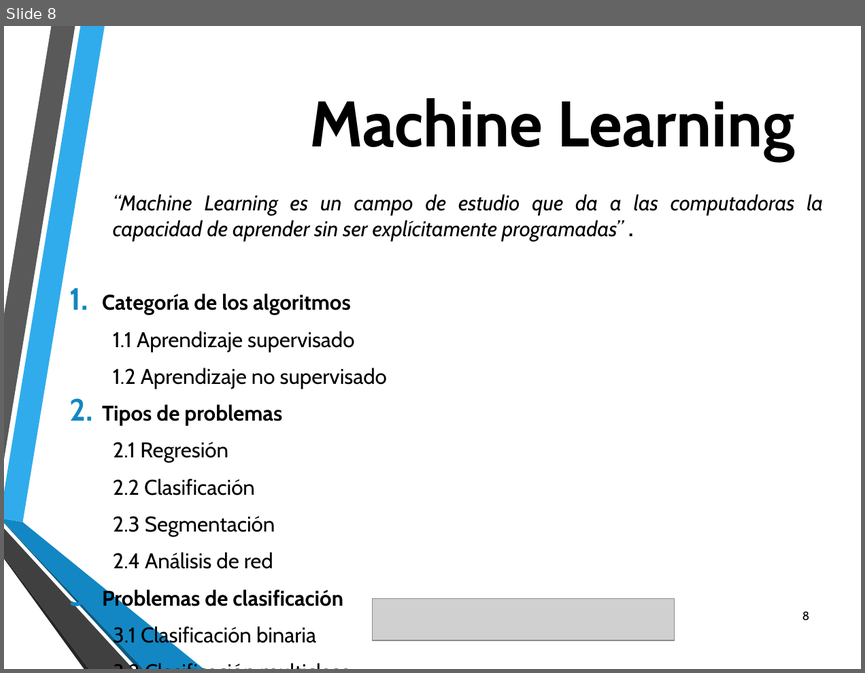
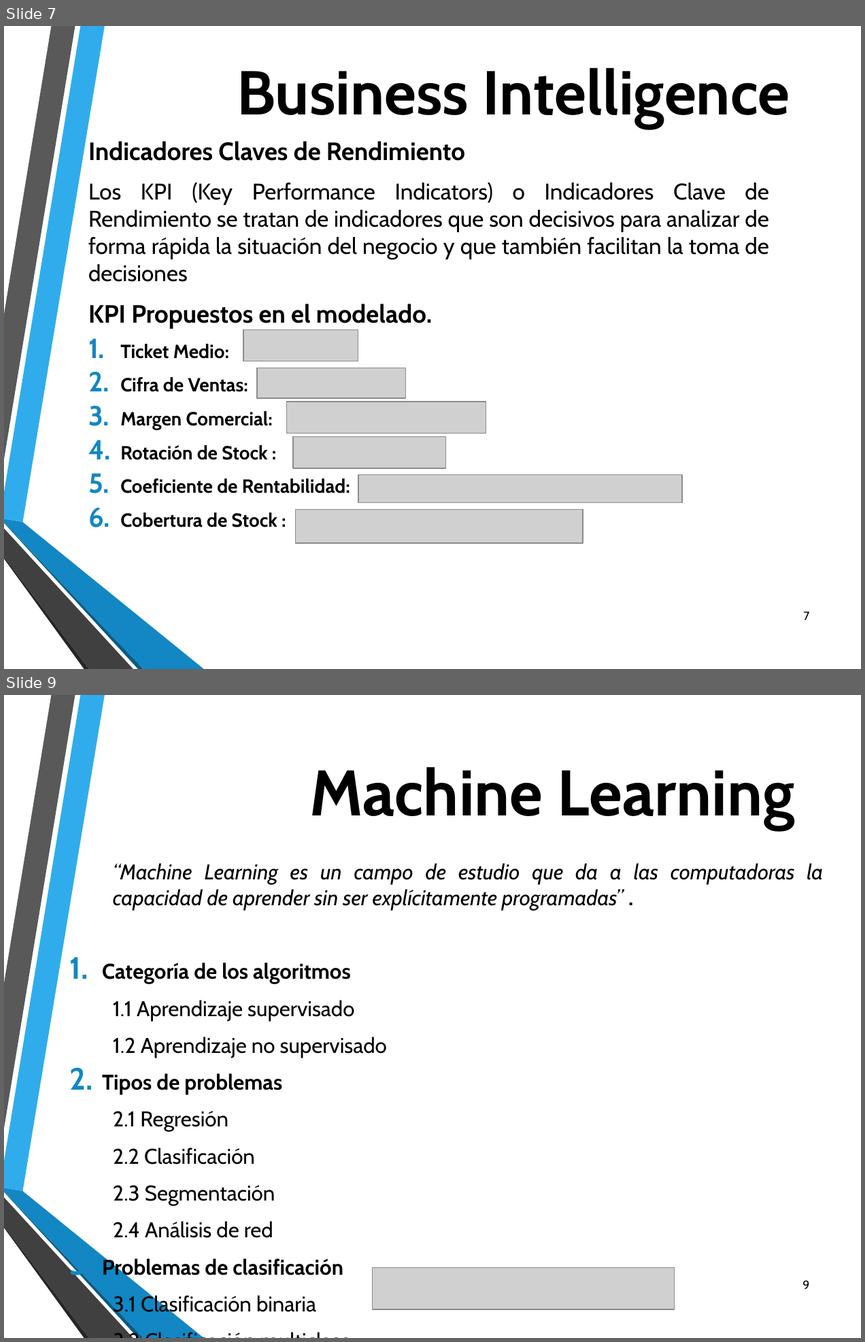
Before and after one commit to raulbenitezmartinez/tesisclei, a slide deck: Presentacion CLEI-JAIIO 2017.pptx. Shown one above the other, each under a label of ours: slide 8 before the commit, slides 7 and 9 after it; the slides between them are not shown. The pictures are 865x673 and 865x1342 pixels, drawn with LibreOffice and Linux fonts; fonts in the diff are those of the drawing; grey boxes stand for pictures; background and template pictures are left out. Boxes give left, top, right and bottom in pixels: in the first picture for what was removed or moved away, otherwise in the second. Text is boxed around its words. In the diff, an @@ line names an element or a change of style, - is before the commit and + after.

```diff
--- a/Presentacion CLEI-JAIIO 2017.pptx
+++ b/Presentacion CLEI-JAIIO 2017.pptx
@@ slide 7 added at (x1=4, y1=26, x2=861, y2=669), background picture (left out); not listed: 6 template elements that a slide beside it also shows @@
@@ text added at (x1=237, y1=67, x2=790, y2=129), 52 pt, text #000000, bold @@
+Business Intelligence
@@ text added at (x1=88, y1=141, x2=768, y2=527), 19 pt, text #000000 @@
+Indicadores Claves de Rendimiento
+Los KPI (Key Performance Indicators) o Indicadores Clave de Rendimiento se tratan de indicadores que son decisivos para analizar de forma rápida la situación del negocio y que también facilitan la toma de decisiones
+KPI Propuestos en el modelado.
+1. Ticket Medio:
+2. Cifra de Ventas:
+3. Margen Comercial:
+4. Rotación de Stock :
+5. Coeficiente de Rentabilidad:
+6. Cobertura de Stock :
@@ picture added at (x1=244, y1=329, x2=359, y2=361) @@
@@ picture added at (x1=257, y1=368, x2=405, y2=399) @@
@@ picture added at (x1=287, y1=401, x2=486, y2=433) @@
@@ picture added at (x1=293, y1=437, x2=446, y2=468) @@
@@ picture added at (x1=358, y1=474, x2=682, y2=503) @@
@@ picture added at (x1=295, y1=509, x2=582, y2=543) @@
@@ page number added at (x1=804, y1=611, x2=810, y2=620), 10 pt, text #000000 @@
+7
@@ what was slide 8 is now slide 9 @@
@@ page number at (x1=802, y1=1280, x2=809, y2=1289): text changed @@
-8
+9
```
Also in this commit, not shown: 1 slide changed, 2 other slides added, 2 slides removed.
